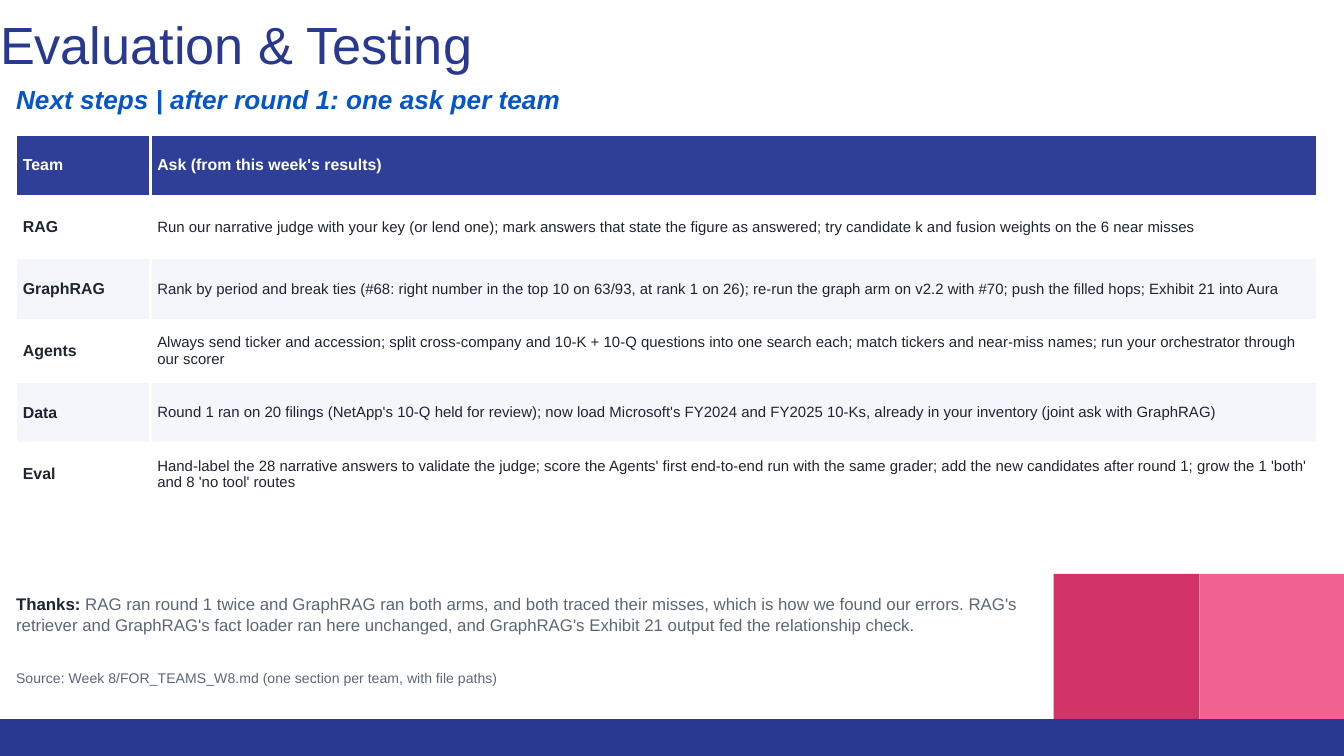
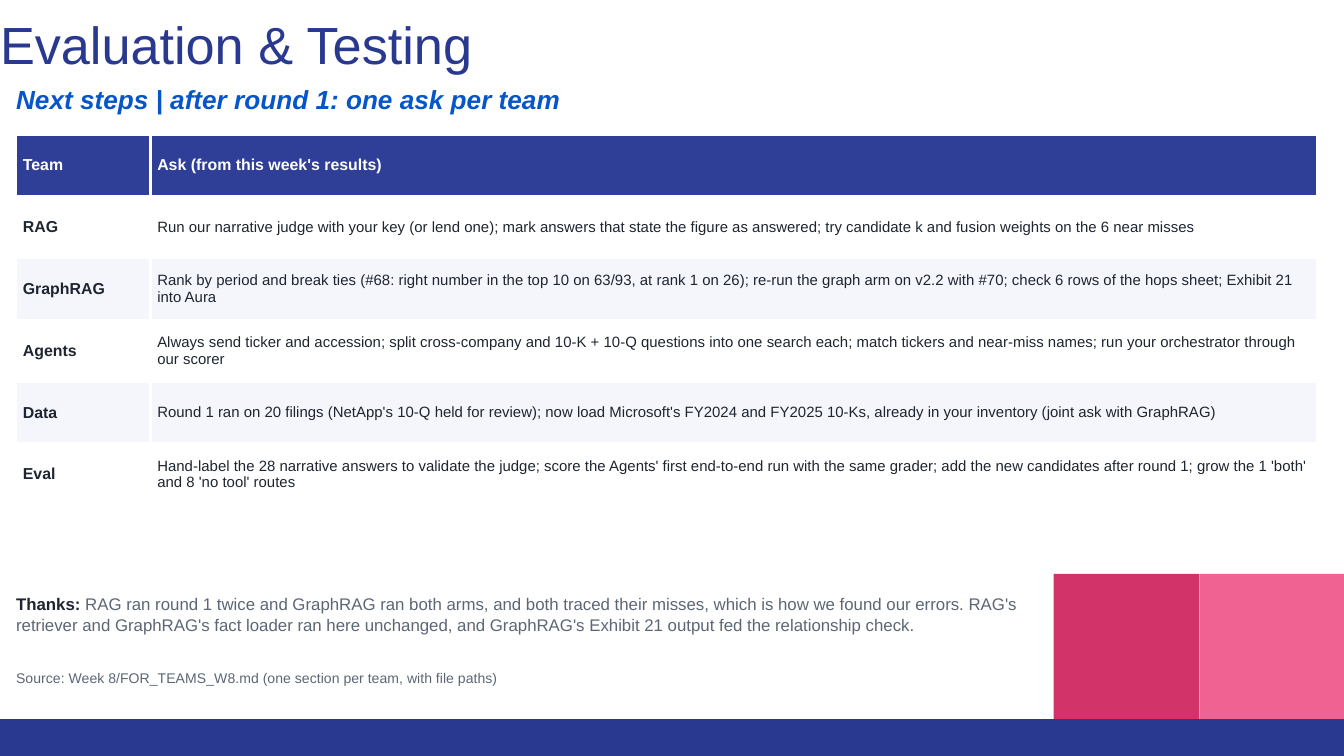
Before and after one commit to thomassong0604-oss/kpmg-eval, a slide deck: slide 9 of Week 8/deck/KPMG_Eval_Week8_11-12.pptx. Drawn at 1344x756 pixels with LibreOffice and Linux fonts; fonts in the diff are those of the drawing. Boxes give left, top, right and bottom in pixels: in the first picture for what was removed or moved away, otherwise in the second. Text is boxed around its words. In the diff, an @@ line names an element or a change of style, - is before the commit and + after.

```diff
--- a/Week 8/deck/KPMG_Eval_Week8_11-12.pptx
+++ b/Week 8/deck/KPMG_Eval_Week8_11-12.pptx
@@ table at box(16, 134, 1317, 505) @@
-row 3, column 2: Rank by period and break ties (#68: right number in the top 10 on 63/93, at rank 1 on 26); re-run the graph arm on v2.2 with #70; push the filled hops; Exhibit 21 into Aura
+row 3, column 2: Rank by period and break ties (#68: right number in the top 10 on 63/93, at rank 1 on 26); re-run the graph arm on v2.2 with #70; check 6 rows of the hops sheet; Exhibit 21 into Aura
```
Also in this commit, not shown: 1 other slide changed, 50 other files.
